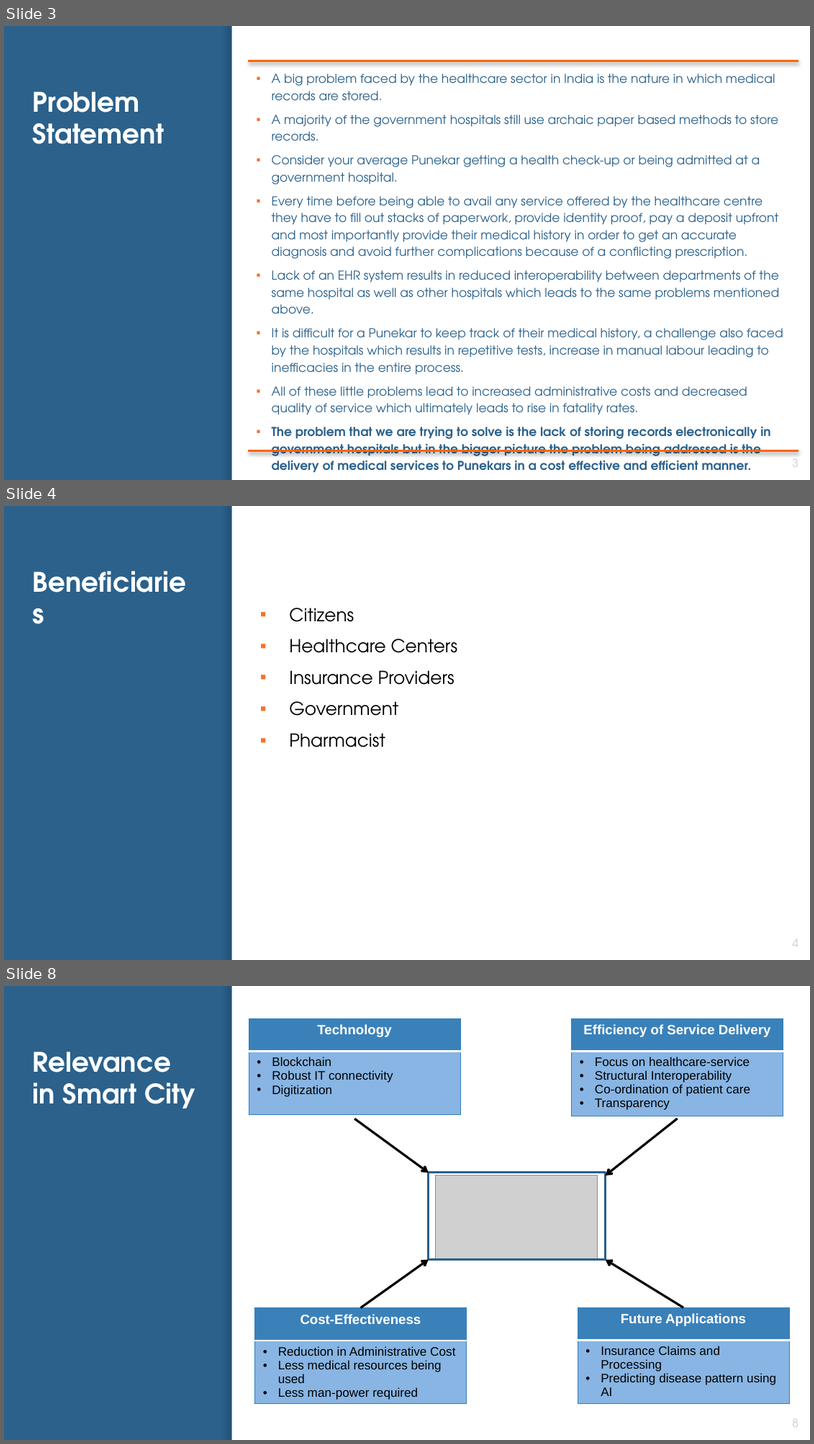
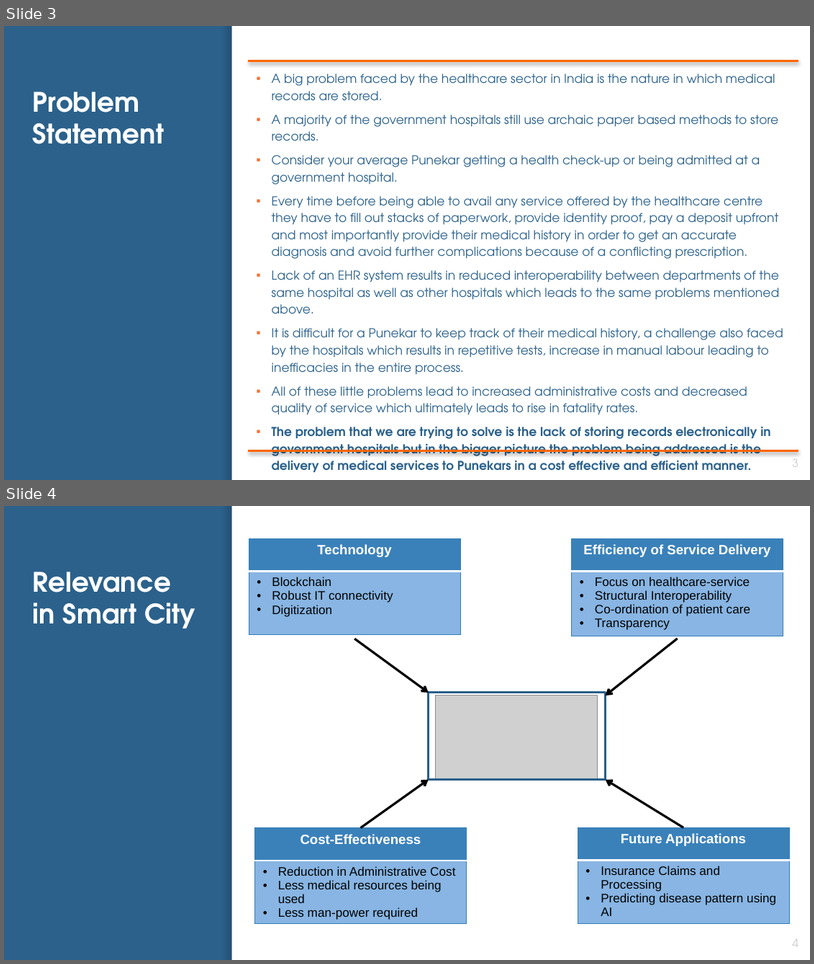
Before and after one commit to ShikharBhatt/NITI, a slide deck: niti aayog.pptx. Shown one above the other, each under a label of ours: slides 3, 4 and 8 before the commit, slides 3 and 4 after it; the slides between them are not shown. The pictures are 814x1444 and 814x964 pixels, drawn with LibreOffice and Linux fonts; fonts in the diff are those of the drawing; grey boxes stand for pictures. Boxes give left, top, right and bottom in pixels: in the first picture for what was removed or moved away, otherwise in the second. Text is boxed around its words. In the diff, an @@ line names an element or a change of style, - is before the commit and + after.

```diff
--- a/niti aayog.pptx
+++ b/niti aayog.pptx
@@ slide 4 removed at (4, 506, 810, 960), background #2B618B; not listed: 2 template elements that a slide beside it also shows @@
@@ title removed at (25, 557, 206, 608) @@
-Beneficiaries
@@ text removed at (289, 608, 458, 747) @@
-▪ Citizens
-▪ Healthcare Centers
-▪ Insurance Providers
-▪ Government
-▪ Pharmacist
@@ page number removed at (792, 939, 799, 945) @@
-4
@@ what was slide 8 is now slide 4 @@
@@ page number at (792, 939, 799, 945): text changed @@
-8
+4
```
Also in this commit, not shown: 4 slides changed, 2 slides added, 1 other slide removed, 2 other files.
